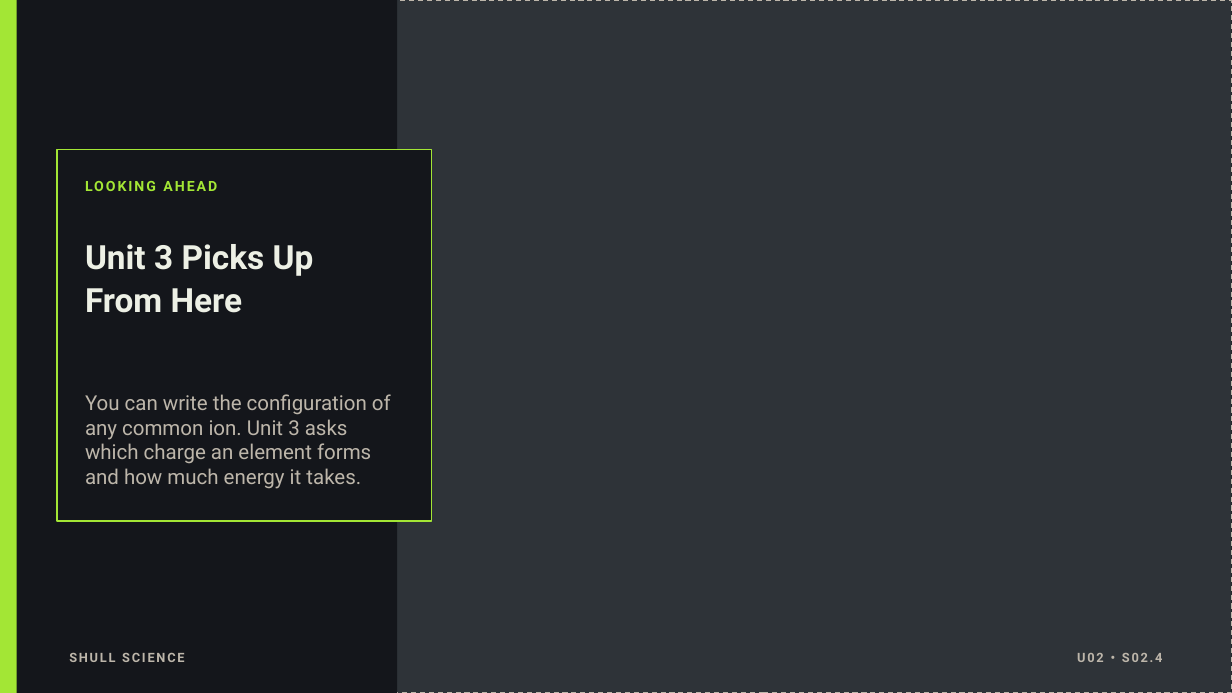
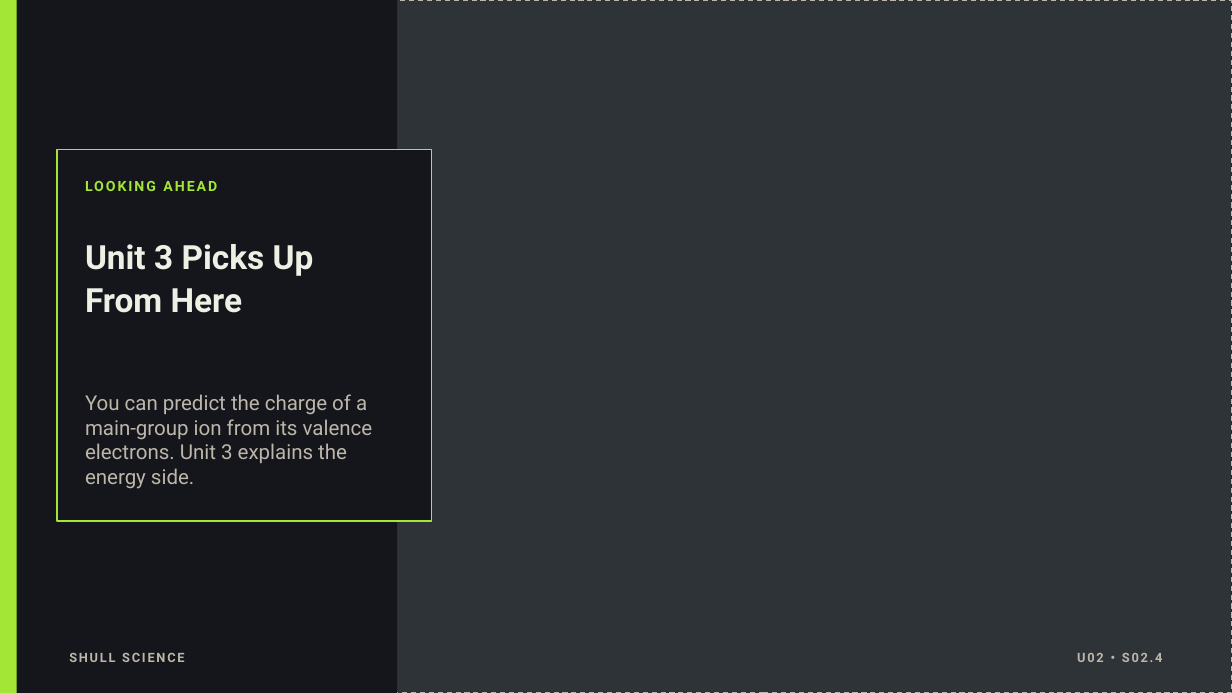
Before and after one commit to Hayabusa015/WorkWork, a slide deck: slide 22 of deliverables/chem-u02/SHULL_CHEM_Slides_U02_S02.4.pptx. Drawn at 1232x693 pixels with LibreOffice and Linux fonts; fonts in the diff are those of the drawing. Boxes give left, top, right and bottom in pixels: in the first picture for what was removed or moved away, otherwise in the second. Text is boxed around its words. In the diff, an @@ line names an element or a change of style, - is before the commit and + after.

```diff
--- a/deliverables/chem-u02/SHULL_CHEM_Slides_U02_S02.4.pptx
+++ b/deliverables/chem-u02/SHULL_CHEM_Slides_U02_S02.4.pptx
@@ text at [85, 394, 373, 489]: text changed @@
-You can write the configuration of any common ion. Unit 3 asks which charge an element forms and how much energy it takes.
+You can predict the charge of a main-group ion from its valence electrons. Unit 3 explains the energy side.
```
Also in this commit, not shown: 8 other slides changed, 2 slides added, 2 slides removed, 6 other files.
